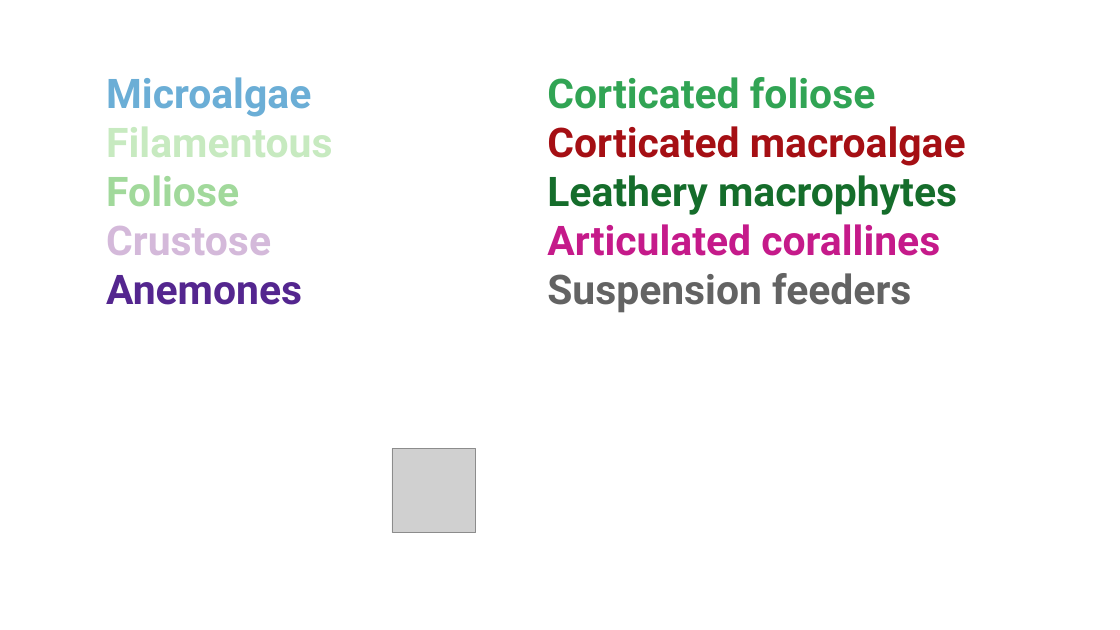
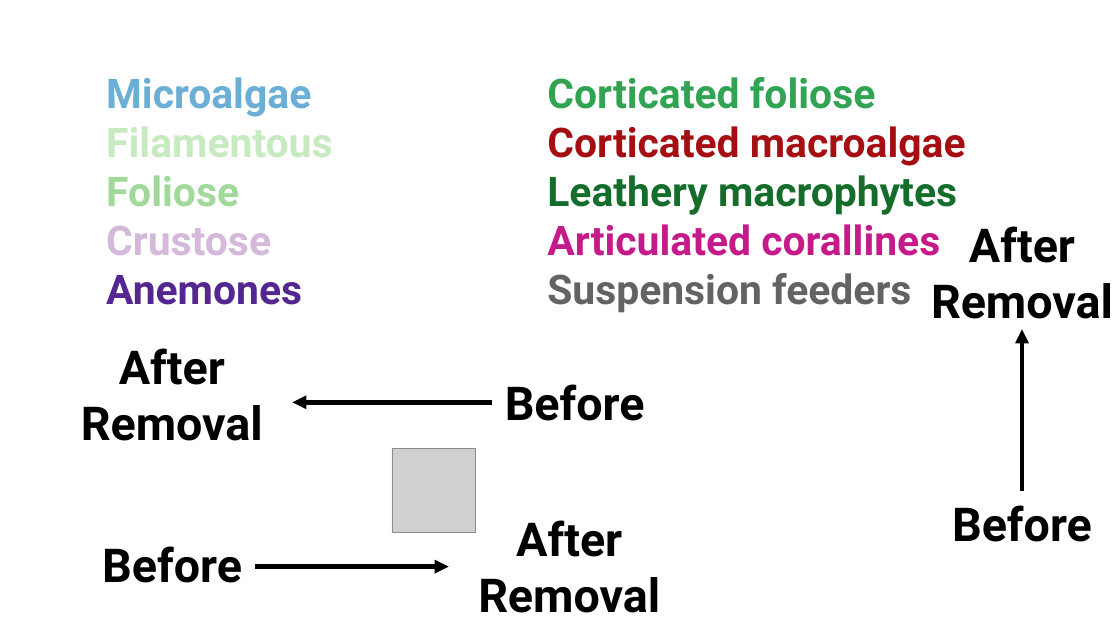
Before and after one commit to jenniferfields/EcoFunORTidepools, a slide deck: slide 3 of Output/surfgrasspca.pptx. Drawn at 1120x630 pixels with LibreOffice and Linux fonts; fonts in the diff are those of the drawing; grey boxes stand for pictures. Boxes give left, top, right and bottom in pixels: in the first picture for what was removed or moved away, otherwise in the second. Text is boxed around its words. In the diff, an @@ line names an element or a change of style, - is before the commit and + after.

```diff
--- a/Output/surfgrasspca.pptx
+++ b/Output/surfgrasspca.pptx
@@ text added at (931,226,1113,319), 40 pt, text none, bold @@
+After Removal
@@ arrow added from (1023, 491) to (1023, 329), #000000 4 pt @@
@@ text added at (81,348,263,441), 40 pt, text none, bold @@
+After Removal
@@ text added at (505,384,645,421), 40 pt, text #000000, bold @@
+Before
@@ arrow added from (492, 402) to (292, 402), #000000 4 pt @@
@@ text added at (952,505,1092,542), 40 pt, text #000000, bold @@
+Before
@@ text added at (478,520,660,613), 40 pt, text none, bold @@
+After Removal
@@ text added at (102,546,242,583), 40 pt, text #000000, bold @@
+Before
@@ arrow added from (255, 567) to (449, 567), #000000 4 pt @@
```
Also in this commit, not shown: 12 other files.
